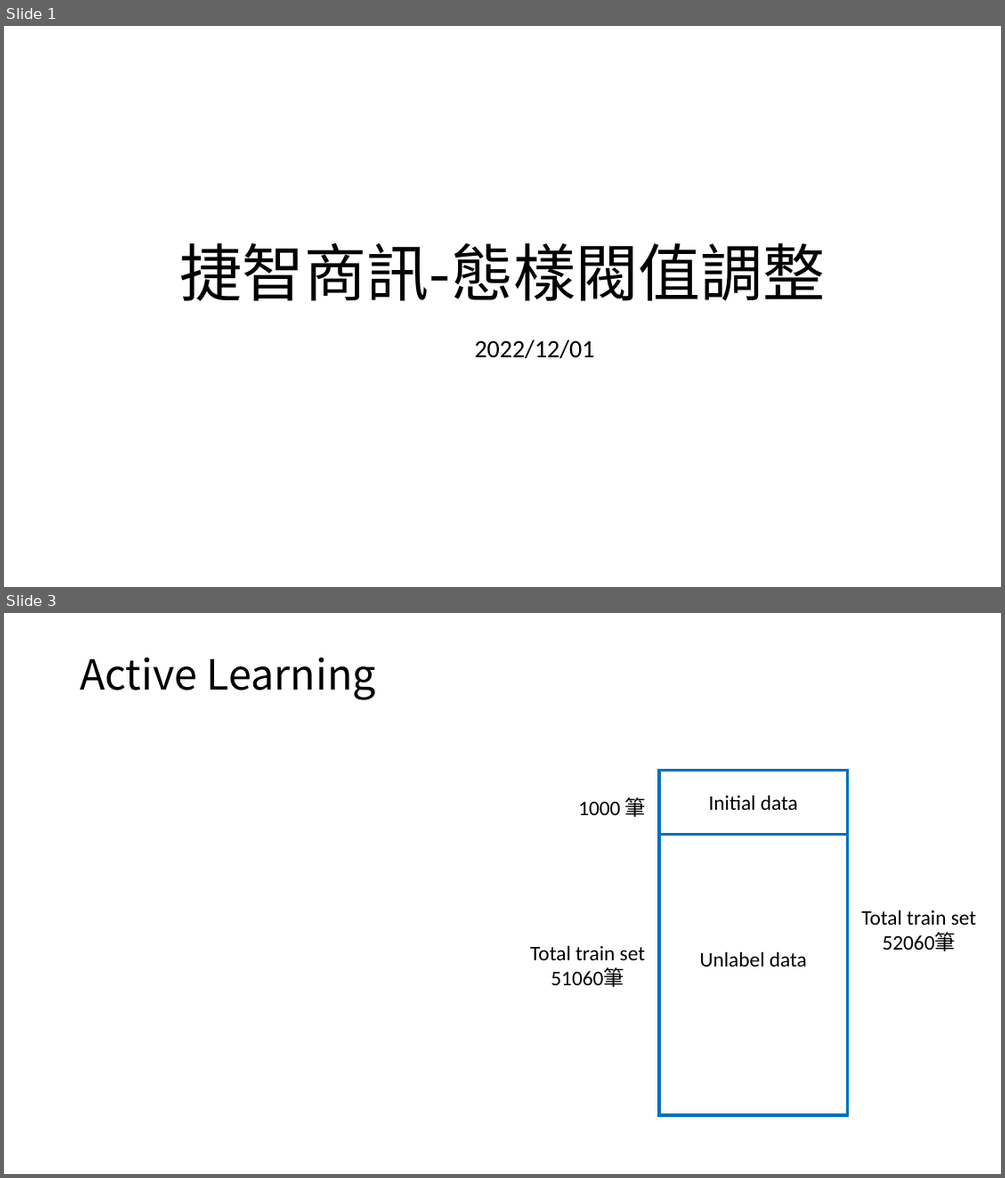
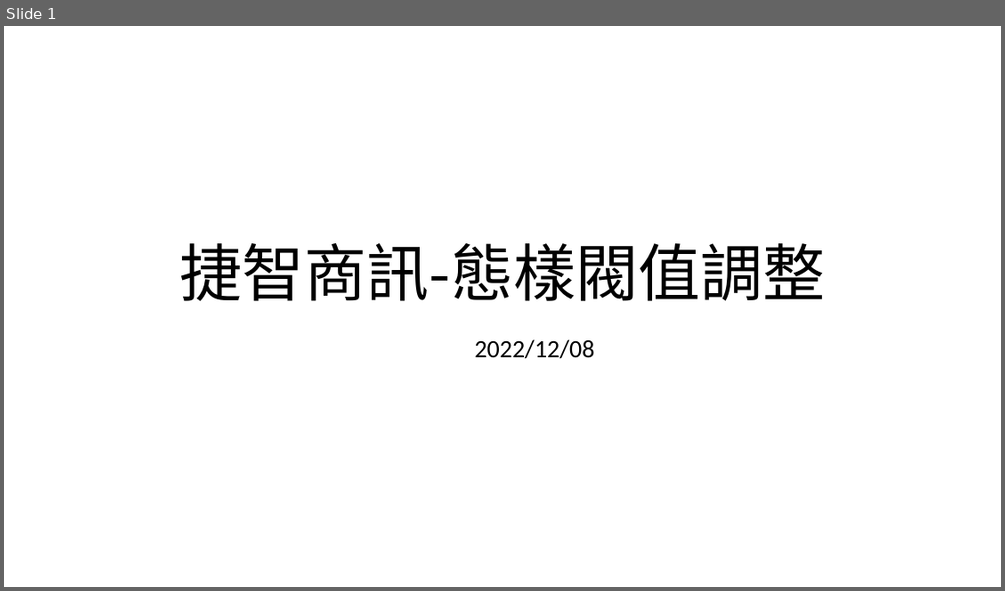
Before and after one commit to eason758/MetaEdge, a slide deck: ppt/20221208.pptx. Shown one above the other, each under a label of ours: slides 1 and 3 before the commit, slide 1 after it; the slides between them are not shown. The pictures are 1005x1178 and 1005x591 pixels, drawn with LibreOffice and Linux fonts; fonts in the diff are those of the drawing; grey boxes stand for pictures. Boxes give left, top, right and bottom in pixels: in the first picture for what was removed or moved away, otherwise in the second. Text is boxed around its words. In the diff, an @@ line names an element or a change of style, - is before the commit and + after.

```diff
--- a/ppt/20221208.pptx
+++ b/ppt/20221208.pptx
@@ slide 3 removed at [4, 613, 1001, 1174], background #FFFFFF @@
@@ title removed at [80, 657, 376, 700] @@
-Active Learning
@@ group removed at [530, 770, 976, 1115]: 5 texts, 2 rectangles @@
-Initial data
-Unlabel data
-Total train set
-52060筆
-1000 筆
-Total train set
-51060筆
@@ slide 1 changed as well @@
@@ subtitle at [475, 339, 595, 359]: text changed @@
-2022/12/01
+2022/12/08
```
Also in this commit, not shown: 7 slides added, 7 other slides removed, 3 other files.
